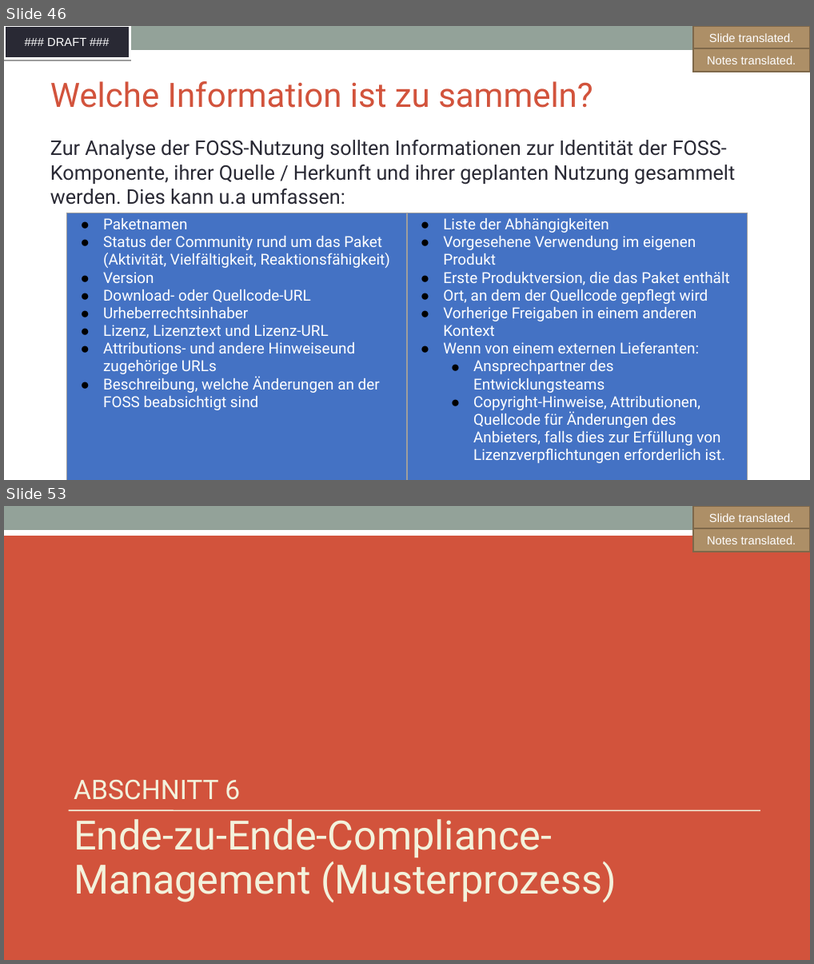
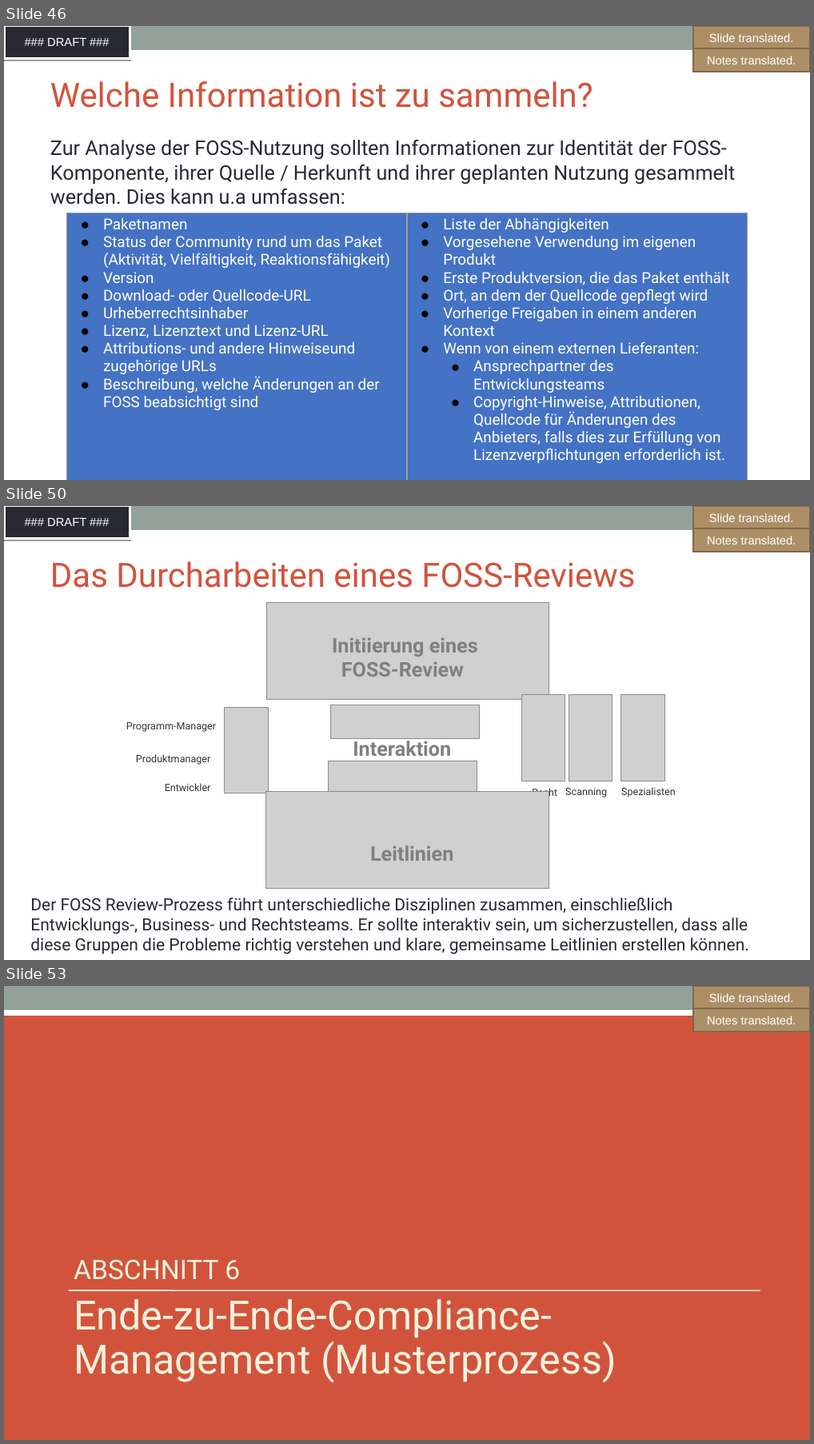
Before and after one commit to SThanheiser/curriculum, a slide deck: translation-DE/slides/DFT_openchain-curriculum-for-1-1_GER.odp. Shown one above the other, each under a label of ours: slides 46 and 53 before the commit, slides 46, 50 and 53 after it; the slides between them are not shown. The pictures are 814x964 and 814x1444 pixels, drawn with LibreOffice and Linux fonts; fonts in the diff are those of the drawing; grey boxes stand for pictures; background and template pictures are left out. Boxes give left, top, right and bottom in pixels: in the first picture for what was removed or moved away, otherwise in the second. Text is boxed around its words. In the diff, an @@ line names an element or a change of style, - is before the commit and + after.

```diff
--- a/translation-DE/slides/DFT_openchain-curriculum-for-1-1_GER.odp
+++ b/translation-DE/slides/DFT_openchain-curriculum-for-1-1_GER.odp
@@ slide 50 added at bbox=[4, 506, 810, 960], background #FFFFFF; not listed: 2 template elements that a slide beside it also shows @@
@@ freeform shape added at bbox=[694, 506, 810, 529], fill #AD8F67, outline #7E684A 2.01 pt, 14 pt, text #FFFFFF @@
+Slide translated.
@@ freeform shape added at bbox=[694, 528, 810, 552], fill #AD8F67, outline #7E684A 2.01 pt, 14 pt, text #FFFFFF @@
+Notes translated.
@@ title added at bbox=[50, 561, 635, 588], 40 pt, text #D2533C @@
+Das Durcharbeiten eines FOSS-Reviews
@@ picture added at bbox=[266, 602, 549, 699] @@
@@ text added at bbox=[332, 637, 478, 676], 24 pt, text #808080, bold @@
+Initiierung eines FOSS-Review
@@ picture added at bbox=[522, 695, 566, 780] @@
@@ picture added at bbox=[569, 695, 613, 780] @@
@@ picture added at bbox=[622, 695, 666, 780] @@
@@ picture added at bbox=[224, 707, 268, 792] @@
@@ picture added at bbox=[330, 705, 479, 739] @@
@@ text added at bbox=[126, 722, 216, 732], 12 pt, text #333333 @@
+Programm-Manager
@@ text added at bbox=[353, 737, 451, 756], 24 pt, text #808080, bold @@
+Interaktion
@@ text added at bbox=[136, 754, 210, 764], 12 pt, text #333333 @@
+Produktmanager
@@ picture added at bbox=[328, 760, 477, 795] @@
@@ text added at bbox=[165, 783, 211, 791], 12 pt, text #333333 @@
+Entwickler
@@ picture added at bbox=[266, 791, 549, 888] @@
@@ text added at bbox=[532, 786, 558, 799], 12 pt, text #333333 @@
+Recht
@@ text added at bbox=[566, 788, 607, 797], 12 pt, text #333333 @@
+Scanning
@@ text added at bbox=[622, 787, 676, 797], 12 pt, text #333333 @@
+Spezialisten
@@ text added at bbox=[370, 845, 454, 860], 24 pt, text #808080, bold @@
+Leitlinien
@@ text added at bbox=[30, 897, 750, 954], 20 pt, text #292934 @@
+Der FOSS Review-Prozess führt unterschiedliche Disziplinen zusammen, einschließlich Entwicklungs-, Business- und Rechtsteams. Er sollte interaktiv sein, um sicherzustellen, dass alle diese Gruppen die Probleme richtig verstehen und klare, gemeinsame Leitlinien erstellen können.
```
Also in this commit, not shown: 2 slides changed, 5 other slides added, 6 slides removed, 1 other file.
